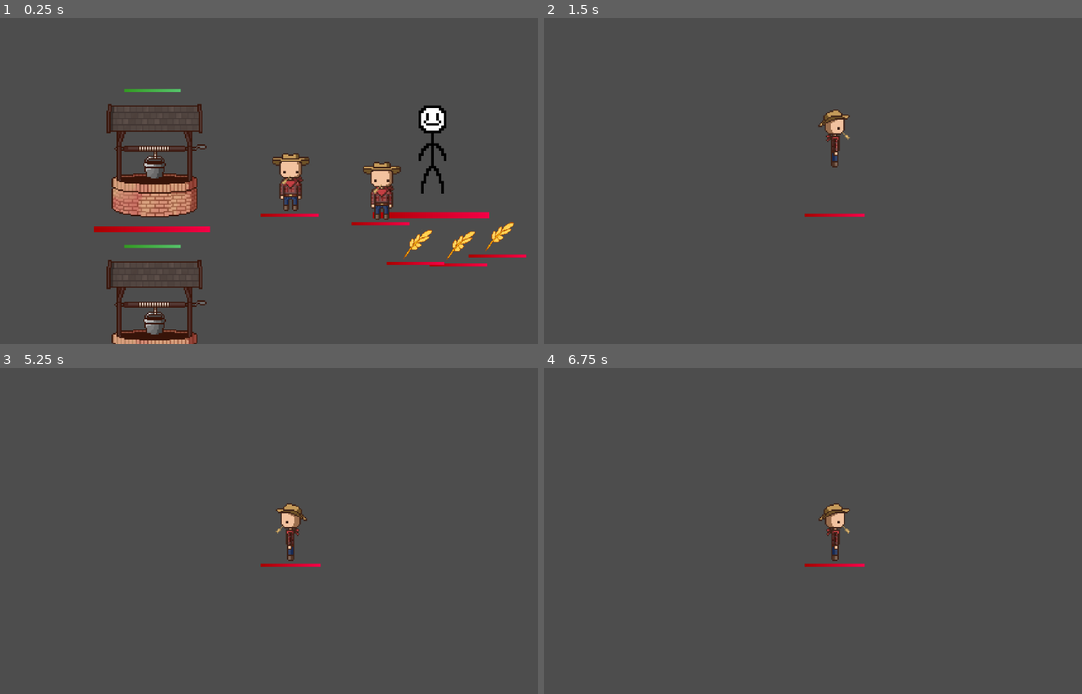
Above: before the commit, frames 1-4 (two rows, left to right).
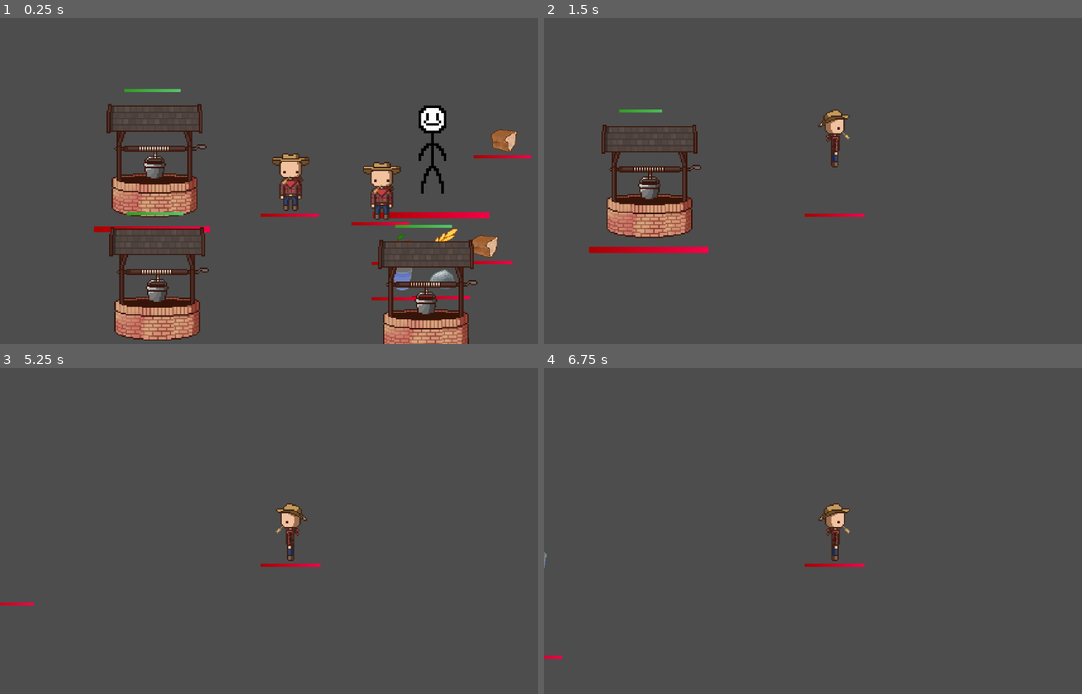
Above: after the commit, the same moments.

Repository: T3rryTim3/mhs-gamedev-02
Game: Godot game, scene res://scenes/Testing/phystest.tscn
The game is run twice, just before and just after one commit, with the same random seed, the same clock (stepped at 60 frames per second) and the same inputs.
Inputs:
- Up to frame 1 (0.25 s): no input
- Up to frame 2 (1.5 s): tap Enter (ui_accept) at 0.5, 0.77, 1.07 s; hold D (move_right) 0.53-1.28 s; tap E at 0.6 s; tap Q at 0.8, 1.35 s; hold Down (ui_down) from 1.28 s (still down)
- Up to frame 3 (5.25 s): tap Enter (ui_accept) at 1.52, 1.55, 1.82, 2.1, 3.02, 3.32, 3.77, 3.8, 4.07, 4.52, 4.82 s; release Down (ui_down) at 2.03 s; hold D (move_right) 2.03-2.78 s; tap E at 2.3, 2.85, 4.35 s; hold Up (ui_up) 2.78-3.53 s; tap Q at 3.05, 3.6, 5.1 s; hold A (move_left) 3.53-5.03 s; hold Down (ui_down) from 5.03 s (still down)
- Up to frame 4 (6.75 s): release Down (ui_down) at 5.78 s; hold D (move_right) 5.78-6.53 s; tap Enter (ui_accept) at 5.85, 6.02, 6.32 s; hold Up (ui_up) from 6.53 s (still down); tap E at 6.6 s

The runs differ from the first frame. In frame 1, 8.5% of the frame differs, in the area x 19-99%, y 34-100%; in frame 2, 3.6%; in frame 3, less than 0.1%; in frame 4, less than 0.1%.

Commit message:
Item additions and oven
Oven currently does not have a texture. Added item data and images.

Diff:
--- a/projects/mhsdev-02/scenes/Base/collector.tscn
+++ b/projects/mhsdev-02/scenes/Base/collector.tscn
@@ -3,7 +3,7 @@
 [ext_resource type="Script" path="res://scripts/collector.gd" id="1_11qfk"]
 
 [sub_resource type="CircleShape2D" id="CircleShape2D_iwpsp"]
-radius = 108.116
+radius = 17.6918
 
 [node name="Collector" type="Node2D" node_paths=PackedStringArray("pickup_area", "pickup_pos_node", "drop_pos_node")]
 script = ExtResource("1_11qfk")
--- /dev/null
+++ b/projects/mhsdev-02/scenes/Stations/oven.gd
@@ -0,0 +1,38 @@
+extends Station
+
+## Preload dropped resource
+var drop = preload("res://scenes/Base/item.tscn")
+
+## Changes the item "fling" value when dropped
+@export var fling_coef:float=1
+
+@onready var collector_wheat = $Collector
+@onready var collector_wood = $Collector2
+
+var pickup_timer:Timer
+
+func _ready():
+	super()
+	pickup_timer = Timer.new()
+	pickup_timer.wait_time = 0.5
+	pickup_timer.one_shot = false
+
+	add_child(pickup_timer)
+
+	pickup_timer.connect("timeout", collector_wheat.add_nearest_item)
+	pickup_timer.connect("timeout", collector_wood.add_nearest_item)
+	pickup_timer.start()
+
+func produce():
+	super()
+
+	if (len(collector_wheat.current_resources) > 0) and (len(collector_wood.current_resources) > 0):
+		collector_wheat.destroy_item()
+		collector_wood.destroy_item()
+
+		var new_drop:Item = drop.instantiate()
+		new_drop.id = new_drop.ItemTypes.BREAD
+		new_drop.position = $DropPos.position
+		new_drop.apply_force(Vector3(randi_range(-60,-60),randi_range(60,130),0))
+
+		add_child(new_drop)
--- /dev/null
+++ b/projects/mhsdev-02/scenes/Stations/oven.tscn
@@ -0,0 +1,68 @@
+[gd_scene load_steps=7 format=3 uid="uid://i0xmlk7yt0wk"]
+
+[ext_resource type="Script" path="res://scenes/Stations/oven.gd" id="1_onh8p"]
+[ext_resource type="Texture2D" uid="uid://c42whfon7v317" path="res://scenes/Base/station_default_progress.tres" id="2_tqr35"]
+[ext_resource type="Texture2D" uid="uid://u7xq2b86pnte" path="res://images/stations/well.png" id="3_kj0x1"]
+[ext_resource type="Script" path="res://scripts/collector.gd" id="4_fcgx6"]
+
+[sub_resource type="RectangleShape2D" id="RectangleShape2D_astqw"]
+size = Vector2(66.5, 13.5)
+
+[sub_resource type="CircleShape2D" id="CircleShape2D_j4lag"]
+radius = 17.58
+
+[node name="Oven" type="CharacterBody2D" node_paths=PackedStringArray("sprite")]
+motion_mode = 1
+script = ExtResource("1_onh8p")
+progress_bar_texture = ExtResource("2_tqr35")
+sprite = NodePath("Sprite2D")
+
+[node name="Sprite2D" type="Sprite2D" parent="."]
+texture = ExtResource("3_kj0x1")
+
+[node name="CollisionShape2D" type="CollisionShape2D" parent="."]
+position = Vector2(0.75, 37.75)
+shape = SubResource("RectangleShape2D_astqw")
+
+[node name="Collector" type="Node2D" parent="." node_paths=PackedStringArray("pickup_area", "pickup_pos_node", "drop_pos_node")]
+z_index = -2
+script = ExtResource("4_fcgx6")
+pickup_area = NodePath("PickupRange")
+pickup_pos_node = NodePath("PickupPos")
+drop_pos_node = NodePath("DropPos")
+
+[node name="PickupRange" type="Area2D" parent="Collector"]
+collision_mask = 2
+
+[node name="CollisionShape2D" type="CollisionShape2D" parent="Collector/PickupRange"]
+position = Vector2(-49, 10)
+shape = SubResource("CircleShape2D_j4lag")
+
+[node name="PickupPos" type="Node2D" parent="Collector"]
+position = Vector2(-49, 9)
+
+[node name="DropPos" type="Node2D" parent="Collector"]
+position = Vector2(-50, 49)
+
+[node name="Collector2" type="Node2D" parent="." node_paths=PackedStringArray("pickup_area", "pickup_pos_node", "drop_pos_node")]
+z_index = -2
+script = ExtResource("4_fcgx6")
+pickup_area = NodePath("PickupRange")
+pickup_pos_node = NodePath("PickupPos")
+drop_pos_node = NodePath("DropPos")
+
+[node name="PickupRange" type="Area2D" parent="Collector2"]
+collision_mask = 2
+
+[node name="CollisionShape2D" type="CollisionShape2D" parent="Collector2/PickupRange"]
+position = Vector2(52, 9)
+shape = SubResource("CircleShape2D_j4lag")
+
+[node name="PickupPos" type="Node2D" parent="Collector2"]
+position = Vector2(53, 9)
+
+[node name="DropPos" type="Node2D" parent="Collector2"]
+position = Vector2(52, 48)
+
+[node name="DropPos" type="Node2D" parent="."]
+position = Vector2(0, 54)
--- a/projects/mhsdev-02/scenes/Testing/phystest.tscn
+++ b/projects/mhsdev-02/scenes/Testing/phystest.tscn
@@ -7,11 +7,13 @@
 [ext_resource type="PackedScene" uid="uid://mjb3tm0mtc3r" path="res://scenes/Base/player.tscn" id="5_e3raw"]
 [ext_resource type="PackedScene" uid="uid://nsrj6j5h6ctv" path="res://scenes/Base/station.tscn" id="6_a5nhr"]
 [ext_resource type="PackedScene" uid="uid://dgmho5h0opm76" path="res://scenes/Stations/well.tscn" id="7_s0786"]
+[ext_resource type="PackedScene" uid="uid://i0xmlk7yt0wk" path="res://scenes/Stations/oven.tscn" id="8_bnbq1"]
 
 [node name="phystest" type="Node2D"]
 
 [node name="Item" parent="." instance=ExtResource("1_ql2ok")]
-position = Vector2(21, 79)
+position = Vector2(7, 77)
+id = 1
 
 [node name="Entity" parent="." instance=ExtResource("2_p0ww8")]
 
@@ -19,7 +21,7 @@
 position = Vector2(334, 43)
 
 [node name="Item2" parent="." instance=ExtResource("1_ql2ok")]
-position = Vector2(52, 72)
+position = Vector2(41, 77)
 
 [node name="Humanoid" parent="." instance=ExtResource("4_chua8")]
 position = Vector2(-41, 35)
@@ -34,8 +36,23 @@
 [node name="Camera2D" type="Camera2D" parent="."]
 
 [node name="Station2" parent="." instance=ExtResource("7_s0786")]
-position = Vector2(-221, 135)
+position = Vector2(-219, 109)
 move_influence = 0.1
 
 [node name="Item3" parent="." instance=ExtResource("1_ql2ok")]
-position = Vector2(-13, 78)
+position = Vector2(-25, 78)
+id = 0
+
+[node name="Item4" parent="." instance=ExtResource("1_ql2ok")]
+position = Vector2(7, 105)
+id = 4
+
+[node name="Item5" parent="." instance=ExtResource("1_ql2ok")]
+position = Vector2(56, -7)
+
+[node name="Item6" parent="." instance=ExtResource("1_ql2ok")]
+position = Vector2(-25, 106)
+id = 3
+
+[node name="Oven" parent="." instance=ExtResource("8_bnbq1")]
+position = Vector2(-6, 119)
--- a/projects/mhsdev-02/scripts/collector.gd
+++ b/projects/mhsdev-02/scripts/collector.gd
@@ -11,6 +11,9 @@
 
 ## The random offset of dropping items
 @export var drop_offset:int = 5
+
+## Allows other collectors to pickup from this one
+@export var can_steal:bool = false
 
 ## The coefficient applied to the decay rate of collected items; makes items last longer/shorter
 @export var decay_coef:float = 0.5
@@ -29,6 +32,12 @@
 
 ## Default drop position node
 @export var drop_pos_node:Node2D
+
+## Limit items picked up - enable
+@export var limit_type_enable:bool = false
+
+## Limit items picked up
+@export var limit_type:Item.ItemTypes
 
 ## Tracker used to identify / separate items
 var current_item_id:int = 0
@@ -73,9 +82,11 @@
 	var nearest_obj:PhysicsBody2D
 
 	# Loop through items within range
-	for body in pickup_area.get_overlapping_bodies():
+	for body in pickup_area.get_overlapping_bodies(): # Assumed items due to collision groups
 		var distance = pickup_pos_node.global_position.distance_to(body.global_position)
 		if distance < nearest_distance and not (body.get_parent() is Collector):
+			if (body.id != limit_type) and (limit_type_enable): # Prevent other items if limit
+				continue
 			nearest_distance = distance
 			nearest_obj = body
 
@@ -84,7 +95,6 @@
 func add_nearest_item() -> bool:
 	var nearest_item = _get_nearest_item()
 	if not nearest_item:
-		print("No item found.")
 		return false
 
 	return add_item(nearest_item)
@@ -110,8 +120,6 @@
 
 	current_resources.append(item)
 	item.tree_exiting.connect(_remove_item.bind(item.collection_id))
-	print(item.get_parent().get_class())
-	print("Added item to collector!")
 
 	return true
 
@@ -121,10 +129,18 @@
 	item.collector_decay_coef = 1
 	item.tree_exiting.disconnect(_remove_item)
 
+func destroy_item() -> void:
+	if len(current_resources) == 0:
+		return
+
+	var item:Item = current_resources[-1] # Get topmost item
+	_reset_item_stats(item)
+
+	item.queue_free()
+
 func drop_item() -> void: ## Drop the topmost item.
 	# Validate request
 	if len(current_resources) == 0:
-		print("Can't drop item: Collector empty")
 		return
 
 	var item:Item = current_resources[-1] # Get topmost item
--- a/projects/mhsdev-02/scripts/entity.gd
+++ b/projects/mhsdev-02/scripts/entity.gd
@@ -123,7 +123,5 @@
 
 func apply_force(applied:Vector3): ## Apply force to the entity
 	applied *= move_influence
-	print(move_influence)
-	print(applied)
 	applied.z = (abs(applied.y) + abs(applied.x)) / 80
 	force += applied
--- a/projects/mhsdev-02/scripts/item.gd
+++ b/projects/mhsdev-02/scripts/item.gd
@@ -5,7 +5,9 @@
 {
 	WOOD,
 	WHEAT,
-	BREAD
+	BREAD,
+	WATER,
+	ROCK
 }
 
 ## Item ID
@@ -39,13 +41,24 @@
 		0: # Wood
 			health = 8
 			decay_rate = 0
-			img_path = "res://images/items/wheat.png"
+			img_path = "res://images/items/wood.png"
 		1: # Wheat
 			health = 3
 			decay_rate = 0.2
+			img_path = "res://images/items/wheat.png"
 		2: # Bread
 			health = 6
 			decay_rate = 0.2
+			img_path = "res://images/items/bread.png"
+		3: # Water
+			health = 1
+			decay_rate = 0.01
+			img_path = "res://images/items/water.png"
+		4: # Rock
+			health = 15
+			decay_rate = 0
+			img_path = "res://images/items/rock.png"
+
 	var image = load(img_path)
 	$Sprite2D.texture = image
 	super()
--- a/projects/mhsdev-02/scripts/well.gd
+++ b/projects/mhsdev-02/scripts/well.gd
@@ -3,11 +3,14 @@
 ## Preload dropped resource
 var drop = preload("res://scenes/Base/item.tscn")
 
+## Changes the item "fling" value when dropped
+@export var fling_coef:float=1
+
 func produce():
 	super()
 	var new_drop:Item = drop.instantiate()
-	new_drop.id = 2
+	new_drop.id = new_drop.ItemTypes.WATER
 	new_drop.position = $DropPos.position
-	new_drop.apply_force(Vector3(randi_range(50,200),randi_range(-60,60),0))
+	new_drop.apply_force(Vector3(randi_range(50,200),randi_range(-60,60),0) * fling_coef)
 
 	add_child(new_drop)
Binary file added: projects/mhsdev-02/images/items/bread.png
Not shown, added: projects/mhsdev-02/images/items/bread.png.import
Binary file added: projects/mhsdev-02/images/items/rock.png
Not shown, added: projects/mhsdev-02/images/items/rock.png.import
Binary file added: projects/mhsdev-02/images/items/water.png
Not shown, added: projects/mhsdev-02/images/items/water.png.import
Binary file added: projects/mhsdev-02/images/items/wood.png
Not shown, added: projects/mhsdev-02/images/items/wood.png.import
Not shown: 1 places in projects/mhsdev-02/scenes/Testing/phystest.tscn that only renumber resources
